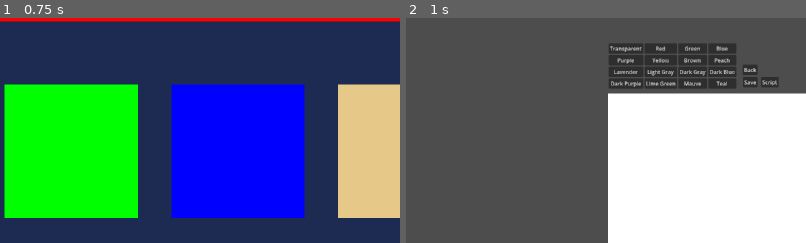
Above: before the commit, frames 1-2 (left to right).
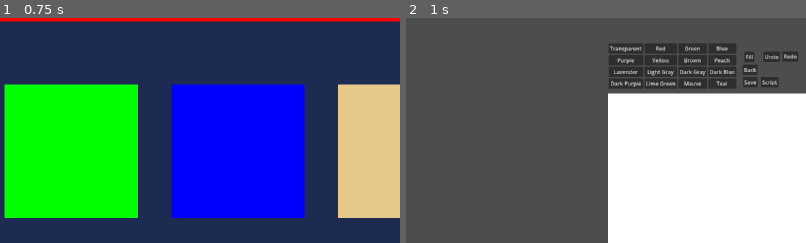
Above: after the commit, the same moments.

Repository: bobis1/godot-fantasy-console
Game: Godot game, scene res://main.tscn
The game is run twice, just before and just after one commit, with the same random seed, the same clock (stepped at 60 frames per second) and the same inputs.
Inputs (mouse positions are % of the whole screen's width and height, from its top left):
- Up to frame 1 (0.75 s): tap Enter at 0.5 s; move the mouse to (72, 45) at 0.52 s; hold D (RIGHT) from 0.53 s (still down); hold E (B) from 0.53 s (still down); click (72, 45) at 0.67 s
- Up to frame 2 (1 s): keep holding D (RIGHT); keep holding E (B); tap R at 0.8 s
The pictures show only the part of the screen within x 8-58%, y 0-50%; the shares and areas given below are measured in that part.

Frame 1 is identical in both runs. In frame 2, 0.4% of the frame differs, in the area x 84-98%, y 15-20%.

Commit message:
Not alot got done
I just added If logic and got some stuff set up for expanding the editor.

Diff:
--- a/Editor.tscn
+++ b/Editor.tscn
@@ -140,6 +140,31 @@
 offset_right = 512.0
 offset_bottom = 132.0
 text = "Script"
+
+[node name="Fill" type="Button" parent="Control" unique_id=2112511374]
+layout_mode = 0
+offset_left = 409.0
+offset_top = 25.0
+offset_right = 439.0
+offset_bottom = 56.0
+text = "Fill"
+
+[node name="Undo" type="Button" parent="Control" unique_id=628832824]
+layout_mode = 0
+offset_left = 466.0
+offset_top = 25.0
+offset_right = 516.0
+offset_bottom = 56.0
+text = "Undo
+"
+
+[node name="Redo" type="Button" parent="Control" unique_id=1217750806]
+layout_mode = 0
+offset_left = 523.0
+offset_top = 24.0
+offset_right = 571.0
+offset_bottom = 55.0
+text = "Redo"
 
 [node name="NamingPopup" type="Control" parent="." unique_id=1938953504]
 visible = false
@@ -175,4 +200,7 @@
 [connection signal="pressed" from="Control/Save" to="Control/ColorRect" method="_on_save_pressed"]
 [connection signal="pressed" from="Control/Back" to="Control/ColorRect" method="_on_back_pressed"]
 [connection signal="pressed" from="Control/Scripting" to="Control/ColorRect" method="_on_scripting_pressed"]
+[connection signal="pressed" from="Control/Fill" to="Control/ColorRect" method="_on_fill_pressed"]
+[connection signal="pressed" from="Control/Undo" to="Control/ColorRect" method="_on_undo_pressed"]
+[connection signal="pressed" from="Control/Redo" to="Control/ColorRect" method="_on_redo_pressed"]
 [connection signal="text_submitted" from="NamingPopup/LineEdit" to="Control/ColorRect" method="_on_line_edit_text_submitted"]
--- a/Scripts/canvas.gd
+++ b/Scripts/canvas.gd
@@ -190,3 +190,18 @@
 func _on_scripting_pressed() -> void:
 	get_tree().change_scene_to_file("res://Scripting.tscn")
 	pass
+
+
+func _on_fill_pressed() -> void:
+
+	pass
+
+
+func _on_undo_pressed() -> void:
+
+	pass
+
+
+func _on_redo_pressed() -> void:
+
+	pass
--- a/Scripts/cpu.gd
+++ b/Scripts/cpu.gd
@@ -12,7 +12,8 @@
 	ADD, #Adds two registers
 	SUB,
 	JMP,
-	SPR
+	SPR,
+	IF
 }
 
 var instruction = PackedByteArray([0, 0, 0, 0])
@@ -70,6 +71,11 @@
 			SPR:
 				spr(Globals.ram[Globals.pc + 1], Globals.ram[Globals.pc + 2], Globals.ram[Globals.pc + 3])
 				Globals.pc += 4
+			IF:
+				if (Globals.ram[Globals.pc + 1] == Globals.ram[Globals.pc + 2]):
+					Globals.pc += Globals.ram[Globals.pc + 3]
+				else :
+					Globals.pc += 4
 			_:
 				print("Unknown opcode: ", opcode, " at PC: ", Globals.pc)
 				Globals.pc += 1
@@ -120,6 +126,11 @@
 				bytecode.append(tokens[1].to_int())
 				bytecode.append(tokens[2].to_int())
 				bytecode.append(tokens[3].to_int())
+			"IF":
+				bytecode.append(IF)
+				bytecode.append(tokens[1].to_int())
+				bytecode.append(tokens[2].to_int())
+				bytecode.append(tokens[3].to_int())
 	print("Bytecode length: ", bytecode.size())
 	print("Bytecode: ", bytecode)
 	return bytecode
